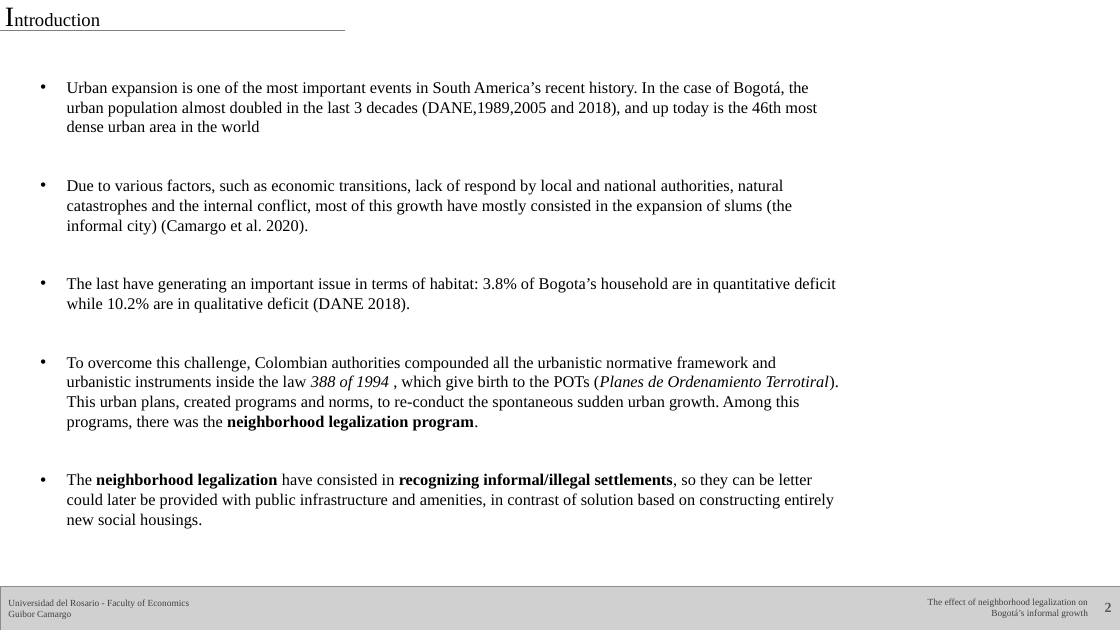
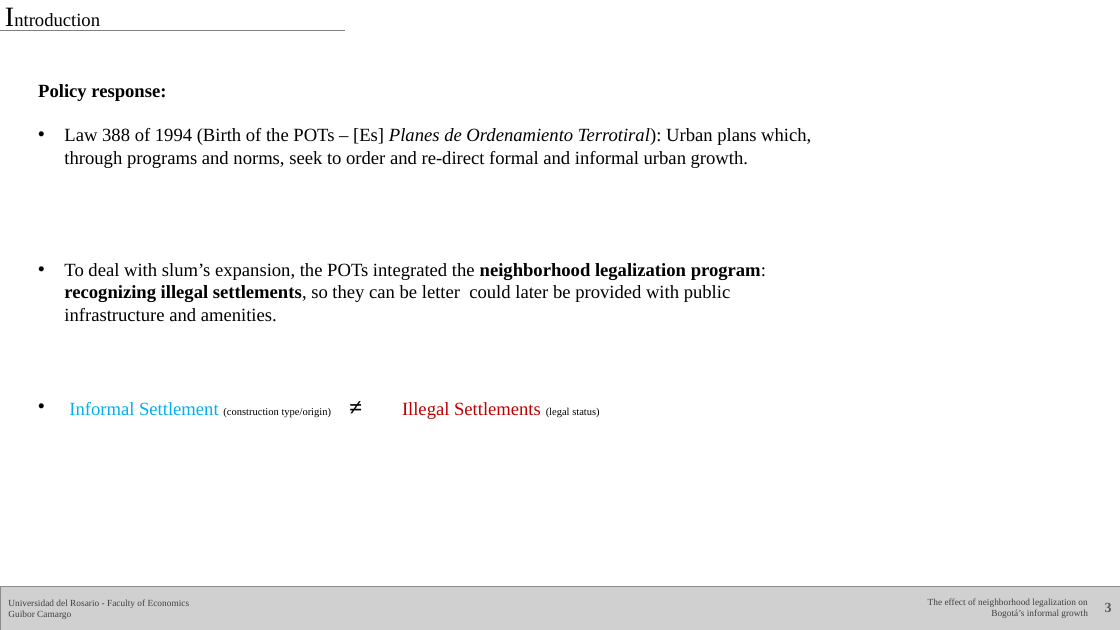
Before and after one commit to Guibi1994/Neighborhood_Legalization, a slide deck: slide 3 of 05_presentations/01_Primera version.pptx (slide 2 before the commit). Drawn at 1120x630 pixels with LibreOffice and Linux fonts; fonts in the diff are those of the drawing; grey boxes stand for pictures. Boxes give left, top, right and bottom in pixels: in the first picture for what was removed or moved away, otherwise in the second. Text is boxed around its words. In the diff, an @@ line names an element or a change of style, - is before the commit and + after.

```diff
--- a/05_presentations/01_Primera version.pptx
+++ b/05_presentations/01_Primera version.pptx
@@ text at <box>38,84,811,419</box>: text changed; size 14 to 16 pt @@
-• Urban expansion is one of the most important events in South America’s recent history. In the case of Bogotá, the urban population almost doubled in the last 3 decades (DANE,1989,2005 and 2018), and up today is the 46th most dense urban area in the world
-• Due to various factors, such as economic transitions, lack of respond by local and national authorities, natural catastrophes and the internal conflict, most of this growth have mostly consisted in the expansion of slums (the informal city) (Camargo et al. 2020).
-• The last have generating an important issue in terms of habitat: 3.8% of Bogota’s household are in quantitative deficit while 10.2% are in qualitative deficit (DANE 2018).
-• To overcome this challenge, Colombian authorities compounded all the urbanistic normative framework and urbanistic instruments inside the law 388 of 1994 , which give birth to the POTs (Planes de Ordenamiento Terrotiral). This urban plans, created programs and norms, to re-conduct the spontaneous sudden urban growth. Among this programs, there was the neighborhood legalization program.
-• The neighborhood legalization have consisted in recognizing informal/illegal settlements, so they can be letter could later be provided with public infrastructure and amenities, in contrast of solution based on constructing entirely new social housings.
+Policy response:
+• Law 388 of 1994 (Birth of the POTs – [Es] Planes de Ordenamiento Terrotiral): Urban plans which, through programs and norms, seek to order and re-direct formal and informal urban growth.
+• To deal with slum’s expansion, the POTs integrated the neighborhood legalization program: recognizing illegal settlements, so they can be letter could later be provided with public infrastructure and amenities.
+• .Informal Settlement (construction type/origin) ≠ Illegal Settlements (legal status)
@@ page number at <box>1105,603,1112,612</box>: text changed @@
-2
+3
```
Also in this commit, not shown: 4 other slides changed, 3 slides added, 1 slide removed, 7 other files.
